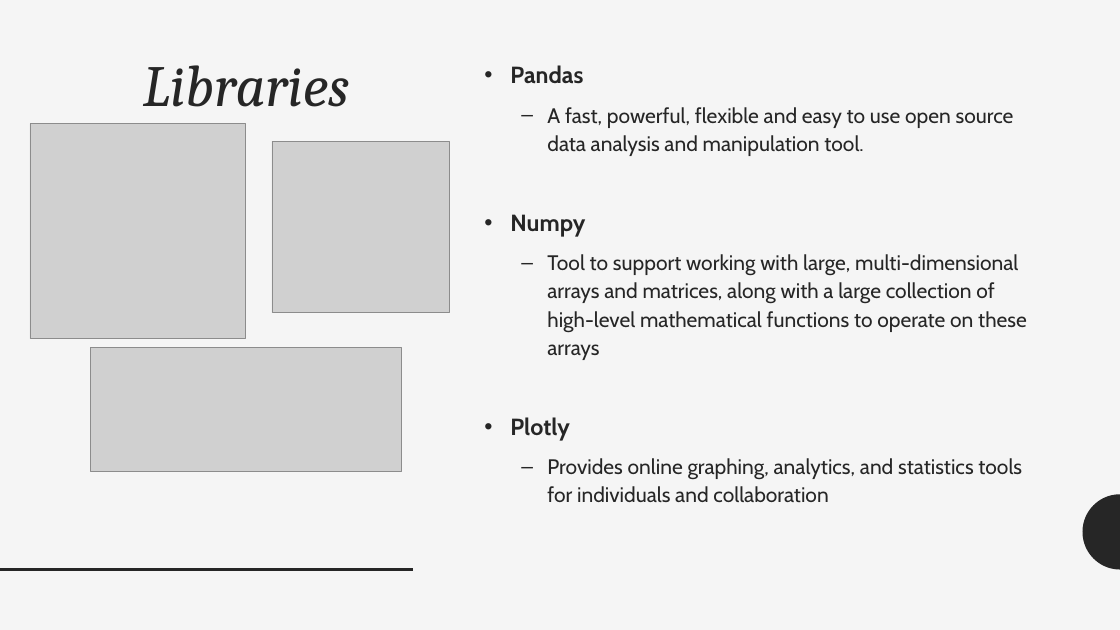
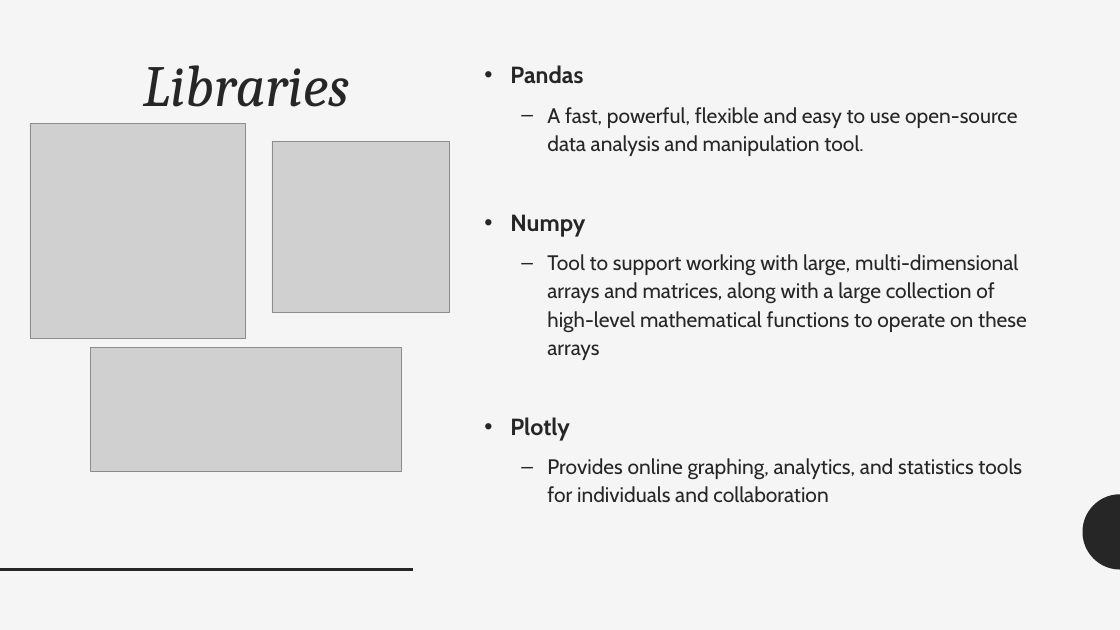
Before and after one commit to JamesWWilson/UCLA-DataFest-Python-Data-Wrangling, a slide deck: slide 3 of 2022/IntroPython_TipsForSuccess.pptx. Drawn at 1120x630 pixels with LibreOffice and Linux fonts; fonts in the diff are those of the drawing; grey boxes stand for pictures. Boxes give left, top, right and bottom in pixels: in the first picture for what was removed or moved away, otherwise in the second. Text is boxed around its words. In the diff, an @@ line names an element or a change of style, - is before the commit and + after.

```diff
--- a/2022/IntroPython_TipsForSuccess.pptx
+++ b/2022/IntroPython_TipsForSuccess.pptx
@@ text at bbox=[547, 107, 1017, 156]: text changed @@
-  – A fast, powerful, flexible and easy to use open source data analysis and manipulation tool.
+  – A fast, powerful, flexible and easy to use open-source data analysis and manipulation tool.
```
Also in this commit, not shown: 1 other file.
